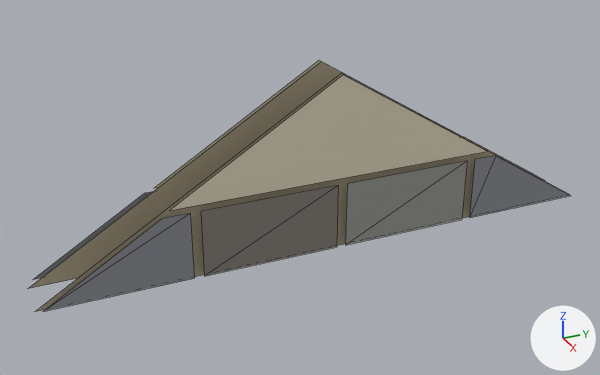
Renders of the glTF model houses/wall-plaster-gable-peak.glb from each side of a commit.
Before and after are seen from a camera (50 mm lens) standing at (1.6, -0.571, 0.679) and looking at (0.45, -0.054, 0.104). The axes (+X, +Y, +Z) are drawn at lower right. The lights are the same throughout. The older version comes first. Mesh edges are drawn as thin lines. Vertices at exactly the same position are counted once.

Names of what the first picture shows: 'wall-plaster-gable-peak'.
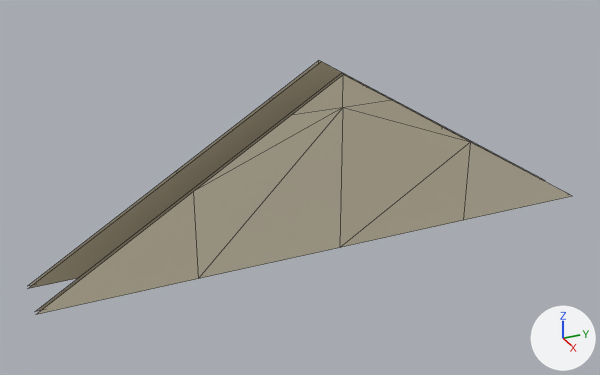
Pixel boxes [x1, y1, x2, y2] of what changed, in the pictures (600 x 375 px):
'wall-plaster-gable-peak', reshaped
    before: [28, 61, 571, 312]
    after: [28, 61, 572, 315]
part 1 of me_wall_plaster_gable_peak, deleted
    before: [33, 141, 571, 312]
part 2 of me_wall_plaster_gable_peak, cut back
    before: [155, 61, 487, 211]
    after: [28, 61, 572, 315]

What changed in the scene script:
```text
Change me_wall_plaster_gable_peak:
    used by ob_wall_plaster_gable_peak; location = (0.0, 0.0, 0.0)
    remove me_wall_plaster_gable_peak.from_pydata(...)  # 44 vertices, 20 faces; spans x 0.4..0.5, y -0.5..0.5, z 0.0..0.303
    add me_wall_plaster_gable_peak.from_pydata(...)  # 28 vertices, 22 faces; spans x 0.406..0.494, y -0.5..0.5, z 0.0..0.303
    me_wall_plaster_gable_peak part 1: 8 loose pieces with 32 vertices, spanning x 0.4..0.5, y -0.49..0.49, z 0.006..0.12, are deleted
    me_wall_plaster_gable_peak part 2
    4 vertices are removed from x 0.406..0.494, y -0.289..0.289, z 0.128
    2 faces are deleted
    20 vertices are added at x 0.406..0.494, y -0.5..0.5, z 0.0..0.25
    20 new faces join them
```
